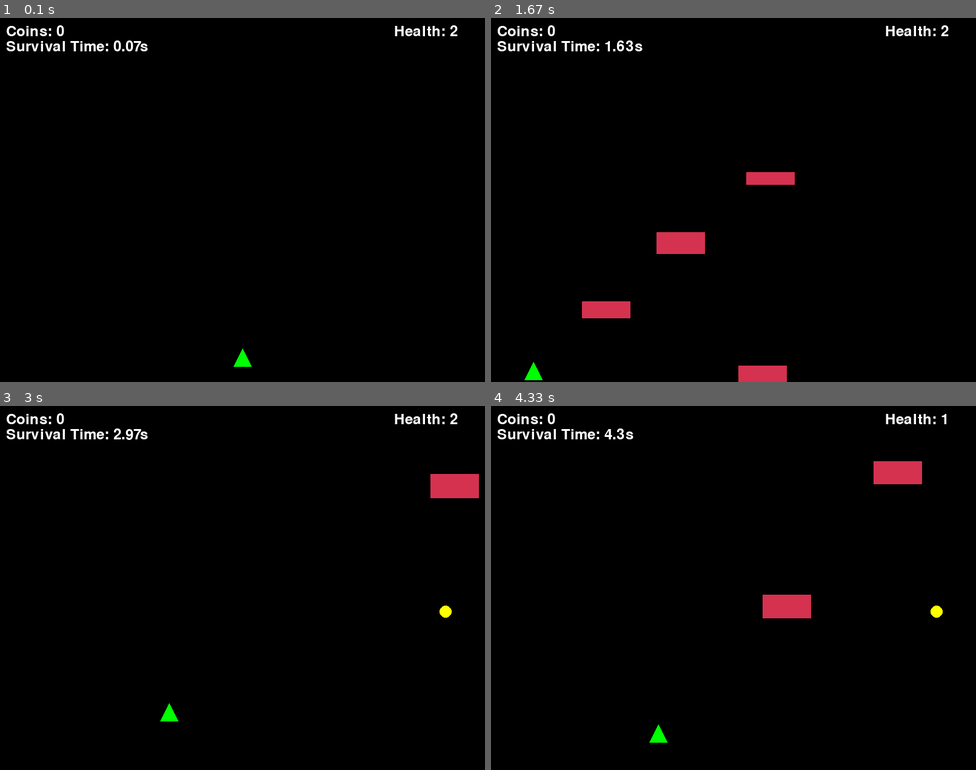
Above: before the commit, frames 1-4 (two rows, left to right).
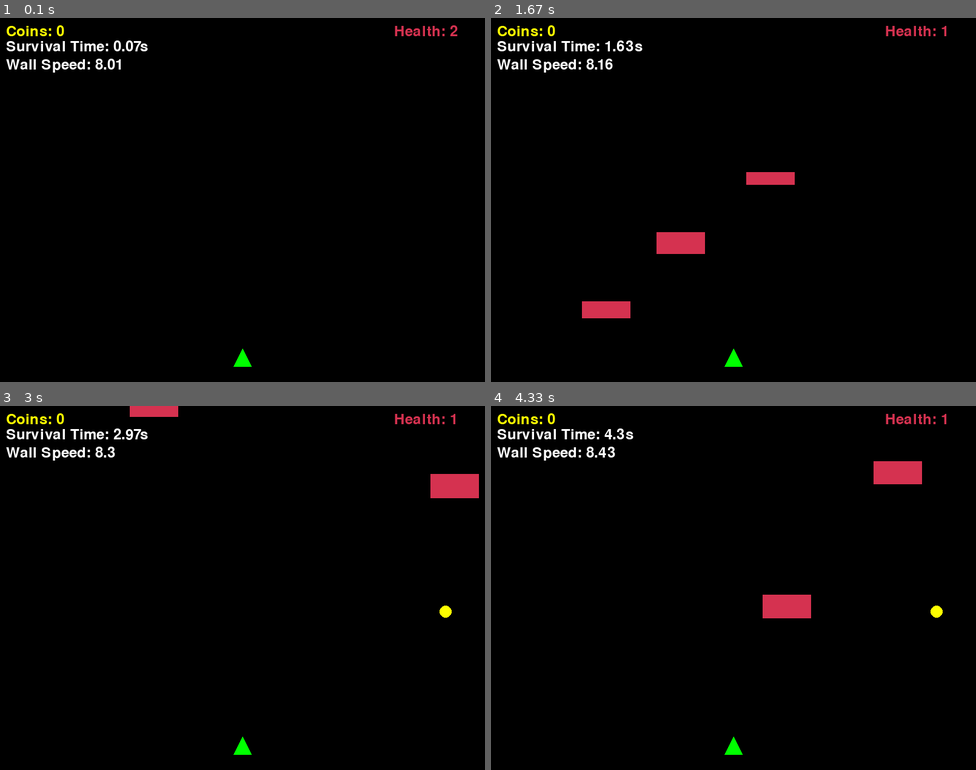
Above: after the commit, the same moments.

Repository: johnwangwyx/Dodge-The-Wall-pygame-with-STM32L4-
Game: pygame game, started from game.py
Same seed, same stepped clock (60 frames per second), same inputs: the game is played once before the commit and once after it.
Inputs:
- Up to frame 1 (0.1 s): no input
- Up to frame 2 (1.67 s): hold Left 0.33-0.87 s; hold Down 0.9-1.2 s; hold Left 1.23-1.63 s
- Up to frame 3 (3 s): hold Up 1.67-2.03 s; hold Right 2.07-2.7 s; hold Down from 2.73 s (still down)
- Up to frame 4 (4.33 s): release Down at 3.1 s; hold Left 3.13-3.6 s; hold Right 3.63-4.1 s; hold Up from 4.13 s (still down)

The runs differ from the first frame. In frame 1, 0.7% of the frame differs, in the area x 1-95%, y 2-15%; in frame 2, 1.3%, in the area x 1-95%, y 2-100%; in frame 3, 1.2%; in frame 4, 0.9%.

Commit message:
listen to tilt and pitch with angle from UART

Diff:
--- a/game.py
+++ b/game.py
@@ -1,14 +1,18 @@
 import pygame
 import random
 from datetime import datetime
+import serial
+
+# Setup serial port
+ser = serial.Serial('/dev/cu.usbmodem1103', 115200, timeout=0)
 
 # Initialize the pygame module
 pygame.init()
 
 # Game parameters
 WIDTH, HEIGHT = 800, 600  # Screen dimensions
-PLAYER_ACC = 0.9         # Acceleration for player movement
-FRICTION = -0.12         # Friction affecting player movement (deceleration)
+PLAYER_ACC = 70         # Acceleration for player movement
+FRICTION = -0.3         # Friction affecting player movement (deceleration)
 FPS = 60                 # Frames per second (game refresh rate)
 WALL_SPEED = 15           # Speed at which walls move down the screen
 
@@ -50,22 +54,17 @@
         self.angle = 0  # Angle for rotation
         self.original_image = self.image.copy()
 
-    def update(self, keys):
-        # Horizontal movement (left/right)
-        if keys[pygame.K_LEFT]:
-            self.vel_x -= PLAYER_ACC
-            self.angle = 15  # Tilt to the left
-        elif keys[pygame.K_RIGHT]:  # Use 'elif' so that only one condition is met at a time
-            self.vel_x += PLAYER_ACC
-            self.angle = -15  # Tilt to the right
-        else:
-            self.angle = 0  # No tilt if not moving horizontally
-
-        # Vertical movement (up/down)
-        if keys[pygame.K_UP]:
-            self.vel_y -= PLAYER_ACC
-        elif keys[pygame.K_DOWN]:
-            self.vel_y += PLAYER_ACC
+    def update_with_data(self, roll, pitch):
+        pitch = pitch*1.5
+        # Clamp the roll and pitch values to the range of -45 to 45 degrees
+        roll = max(-45, min(45, roll))
+        pitch = max(-45, min(45, pitch))
+        # Map the roll and pitch to the player's velocity
+        self.vel_x = roll * PLAYER_ACC / 90  # Assuming max roll of 90 maps to max PLAYER_ACC
+        self.vel_y = pitch * PLAYER_ACC / 90  # Assuming max pitch of 90 maps to max PLAYER_ACC
+
+        # Update the angle based on roll (left/right tilt)
+        self.angle = -roll  # Negative to ensure correct direction of rotation
 
         # Rotate the triangle based on the current angle
         self.image = pygame.transform.rotate(self.original_image, self.angle)
@@ -193,9 +192,16 @@
             if event.type == pygame.QUIT:
                 running = False
 
-        # Update player and wall positions
-        keys = pygame.key.get_pressed()
-        player.update(keys)
+        # Read data from UART
+        line = ser.readline().decode('utf-8')
+        if "roll and pitch," in line:
+            _, roll_str, pitch_str = line.split(',')
+            try:
+                roll = int(roll_str)
+                pitch = int(pitch_str)
+                player.update_with_data(roll, -pitch)
+            except ValueError:
+                pass
         walls.update()
 
         # Check for collisions between player and walls
@@ -211,7 +217,7 @@
 
         # Display Coins
         font = pygame.font.SysFont(None, 36)  # Default font, size 36
-        text_surface = font.render(f"Coins: {COIN_COUNTER}", True, WHITE)
+        text_surface = font.render(f"Coins: {COIN_COUNTER}", True, YELLOW)
         screen.blit(text_surface, (10, 10))  # Draw at top-left
 
         # Display Survival Time
@@ -220,8 +226,12 @@
 
         # Display Health
         font = pygame.font.Font(None, 36)
-        health_text = font.render("Health: " + str(player.health), True, WHITE)
+        health_text = font.render("Health: " + str(player.health), True, RED)
         screen.blit(health_text, (WIDTH - 150, 10))
+
+        # Display Current WALL_SPEED
+        speed_text = font.render(f"Wall Speed: {round(WALL_SPEED, 2)}", True, WHITE)  # Round WALL_SPEED for display
+        screen.blit(speed_text, (10, 65))
 
         pygame.display.flip()
 
